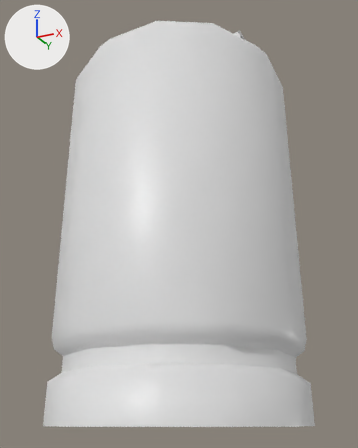
The FBX model Assets/EscapeGamesAssets/Props/Butano/Model/butano.fbx: old version first, new version second.
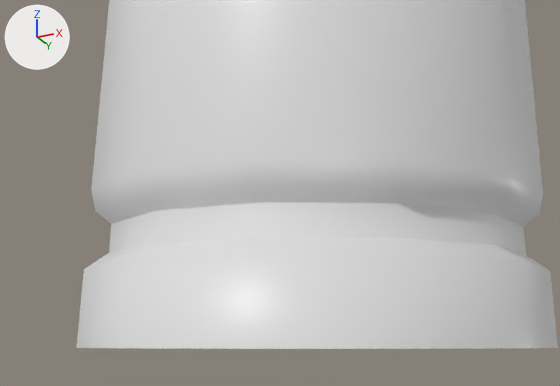
There are two pictures of each version: one whole from a 50 mm lens placed at (0.298, -0.595, 0.002), pointed at (-0.005, 0.009, 0.274), one close up on the part from 0% to 88% of the width and 51% to 100% of the height. Lighting does not change. The marker at upper left points along +X, +Y and +Z. Where no turn or scale is listed for an object, it has been applied to the vertices.

Before the edit, the objects in view are built like this:
```python
me_cylinder_010 = bpy.data.meshes.new('Cylinder.010')
me_cylinder_010.from_pydata(...)  # 374 vertices, 340 faces; spans x -0.158..0.158, y -0.158..0.158, z 0.0..0.601
me_cylinder_010.materials.append(mat_material)  # its picture is missing
ob_cylinder_013 = bpy.data.objects.new('Cylinder.013', me_cylinder_010)
ob_cylinder_013.location = (0.0, 0.0, 0.0)
```
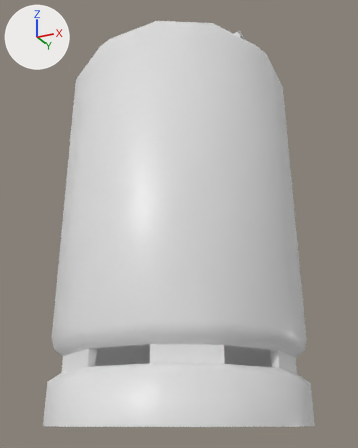
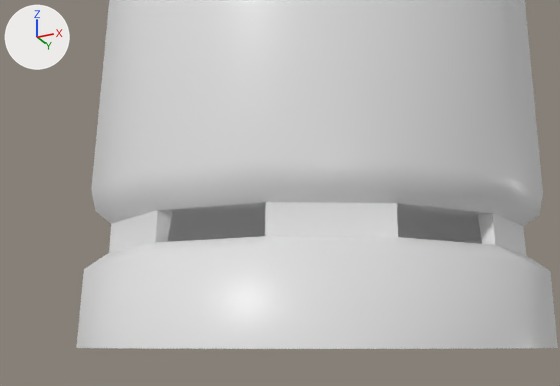
Edits to the scene script, one JSON object a line:
```json
{"block": "me_cylinder_010", "where": "# used by ob_cylinder_013; location = (0.0, 0.0, 0.0)"}
{"op": "remove", "block": "me_cylinder_010", "code": "me_cylinder_010.from_pydata(...)  # 374 vertices, 340 faces; spans x -0.158..0.158, y -0.158..0.158, z 0.0..0.601"}
{"op": "add", "block": "me_cylinder_010", "code": "me_cylinder_010.from_pydata(...)  # 423 vertices, 400 faces; spans x -0.158..0.158, y -0.158..0.158, z 0.0..0.601"}
{"block": "me_cylinder_010", "change": "me_cylinder_010 part 1"}
{"block": "me_cylinder_010", "change": "6 faces are deleted"}
{"block": "me_cylinder_010", "change": "49 vertices are added at x -0.149..0.149, y -0.149..0.149, z 0.0..0.079"}
{"block": "me_cylinder_010", "change": "66 new faces join them"}
```

Where the change shows, as pixel boxes [x1, y1, x2, y2] in the close-ups (560 x 386 px):
```json
{"part": 1, "of": "me_cylinder_010", "change": "built on", "before": [155, 202, 495, 245], "after": [155, 202, 495, 245]}
```
